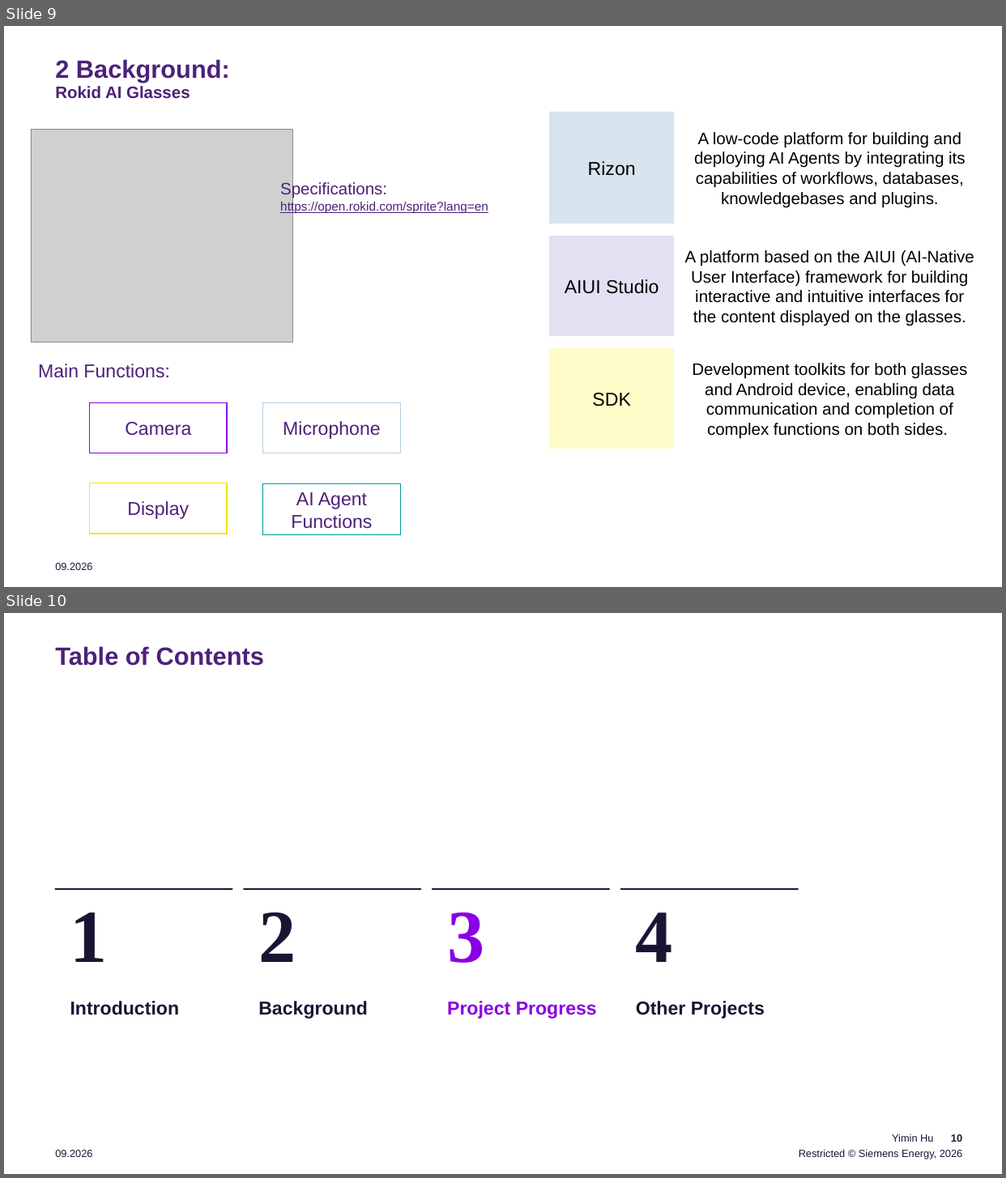
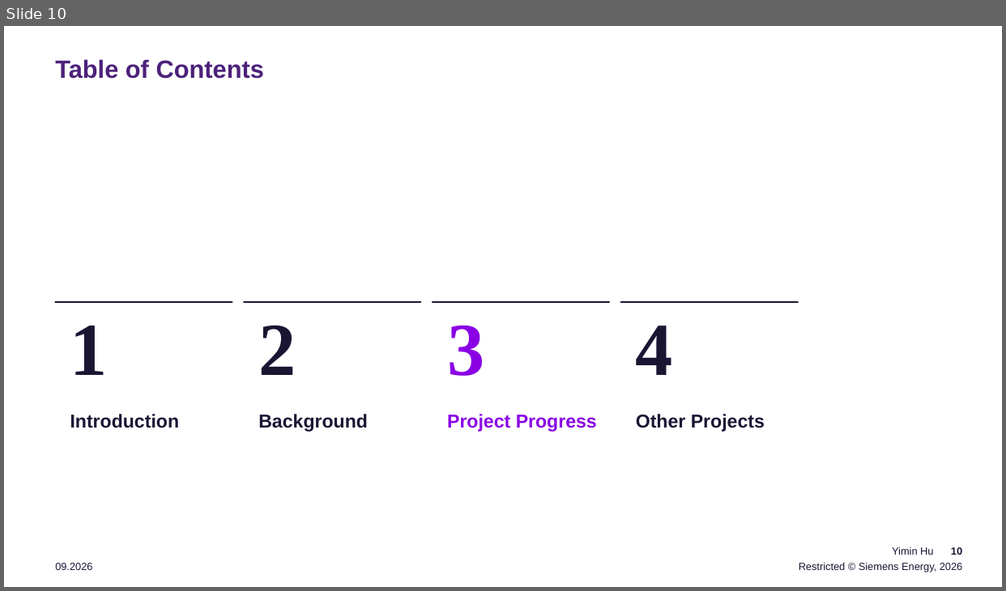
Before and after one commit to YiminHu26/fcr_ai_glasses, a slide deck: resources/presentation/AI Driven Quality Control.pptx. Shown one above the other, each under a label of ours: slides 9 and 10 before the commit, slide 10 after it. The pictures are 1006x1178 and 1006x591 pixels, drawn with LibreOffice and Linux fonts; fonts in the diff are those of the drawing; grey boxes stand for pictures; background and template pictures are left out. Boxes give left, top, right and bottom in pixels: in the first picture for what was removed or moved away, otherwise in the second. Text is boxed around its words. In the diff, an @@ line names an element or a change of style, - is before the commit and + after.

```diff
--- a/resources/presentation/AI Driven Quality Control.pptx
+++ b/resources/presentation/AI Driven Quality Control.pptx
@@ slide 9 removed at <box>4,26,1002,587</box>, background #FFFFFF; not listed: 1 template element that a slide beside it also shows @@
@@ title removed at <box>55,59,230,99</box> @@
-2 Background:
-Rokid AI Glasses
@@ rectangle removed at <box>549,111,674,224</box> @@
-Rizon
@@ picture removed at <box>31,130,293,343</box> @@
@@ text removed at <box>694,132,965,207</box> @@
-A low-code platform for building and deploying AI Agents by integrating its capabilities of workflows, databases, knowledgebases and plugins.
@@ text removed at <box>280,182,488,213</box> @@
-Specifications:
-https://open.rokid.com/sprite?lang=en
@@ rectangle removed at <box>549,236,674,336</box> @@
-AIUI Studio
@@ text removed at <box>685,250,974,327</box> @@
-A platform based on the AIUI (AI-Native User Interface) framework for building interactive and intuitive interfaces for the content displayed on the glasses.
@@ text removed at <box>38,364,169,378</box> @@
-Main Functions:
@@ rectangle removed at <box>549,348,674,449</box> @@
-SDK
@@ text removed at <box>692,363,967,439</box> @@
-Development toolkits for both glasses and Android device, enabling data communication and completion of complex functions on both sides.
@@ rectangle removed at <box>89,403,226,454</box> @@
-Camera
@@ rectangle removed at <box>263,403,400,454</box> @@
-Microphone
@@ rectangle removed at <box>89,484,226,535</box> @@
-Display
@@ rectangle removed at <box>263,484,400,535</box> @@
-AI Agent Functions
@@ text removed at <box>515,531,1002,560</box> @@
-Yimin Hu
@@ text removed at <box>55,563,92,570</box> @@
-09.2026
@@ text removed at <box>515,561,1002,587</box> @@
-Restricted © Siemens Energy, 2026
```
Also in this commit, not shown: 7 slides changed, 1 slide added, 1 other file.
